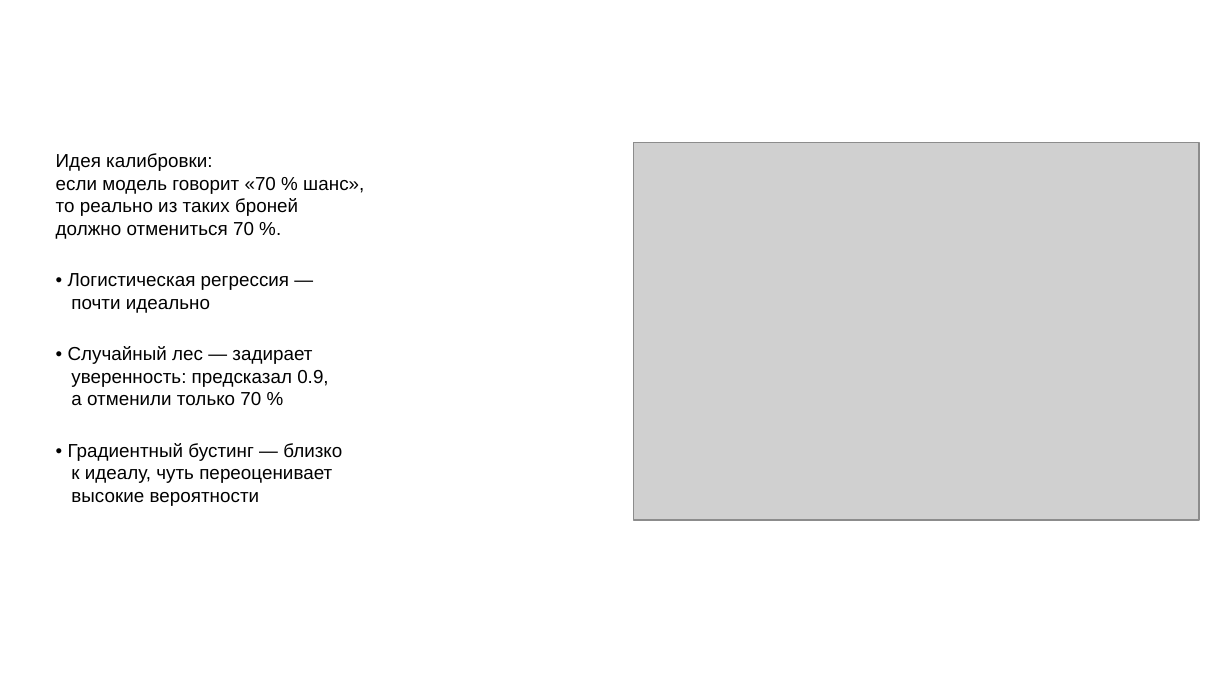
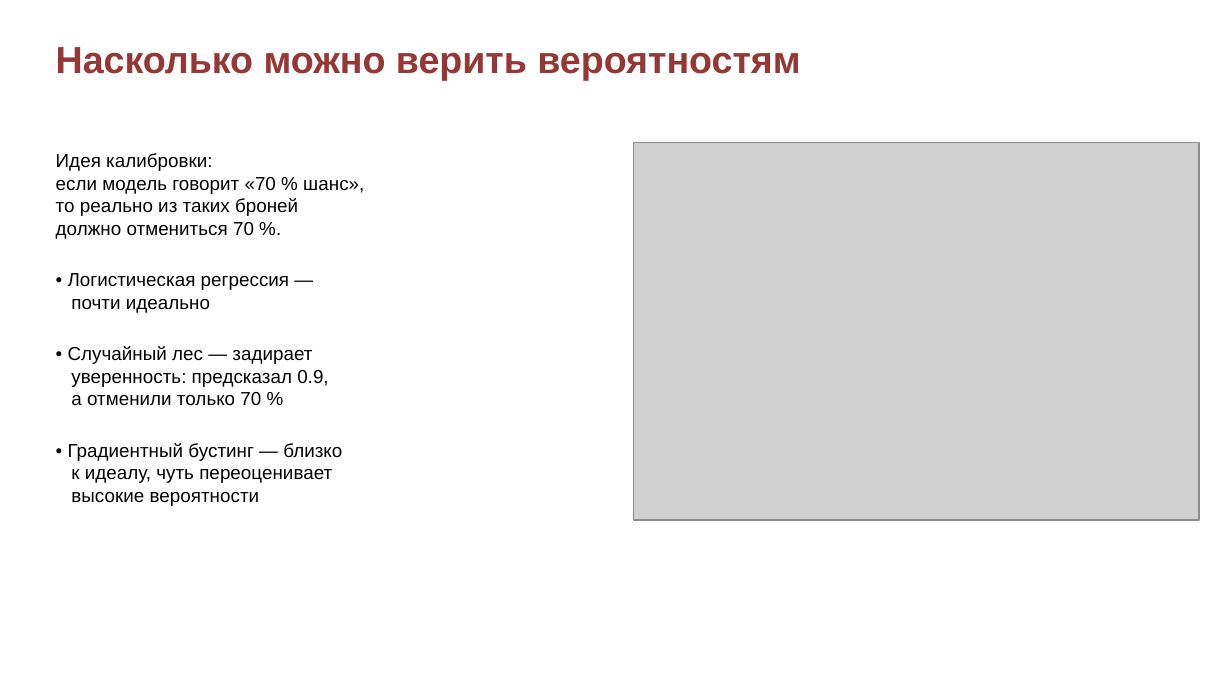
Before and after one commit to vitasha10/spbu2-project-sem2-ai, a slide deck: slide 11 of docs/presentation.pptx. Drawn at 1232x693 pixels with LibreOffice and Linux fonts; fonts in the diff are those of the drawing; grey boxes stand for pictures; background and template pictures are left out. Boxes give left, top, right and bottom in pixels: in the first picture for what was removed or moved away, otherwise in the second. Text is boxed around its words. In the diff, an @@ line names an element or a change of style, - is before the commit and + after.

```diff
--- a/docs/presentation.pptx
+++ b/docs/presentation.pptx
@@ text added at (56, 47, 800, 80), 22 pt, text #953734, bold @@
+Насколько можно верить вероятностям
```
Also in this commit, not shown: 12 other slides changed, 1 other file.
